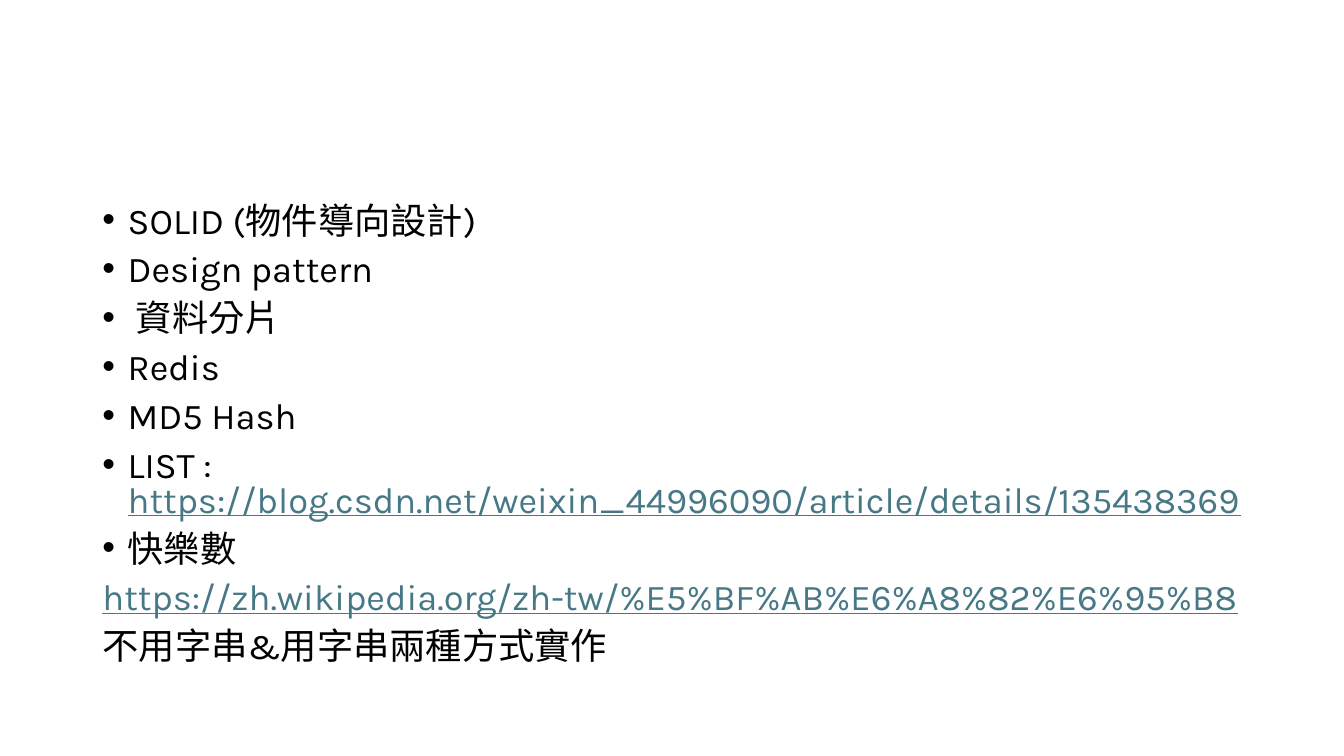
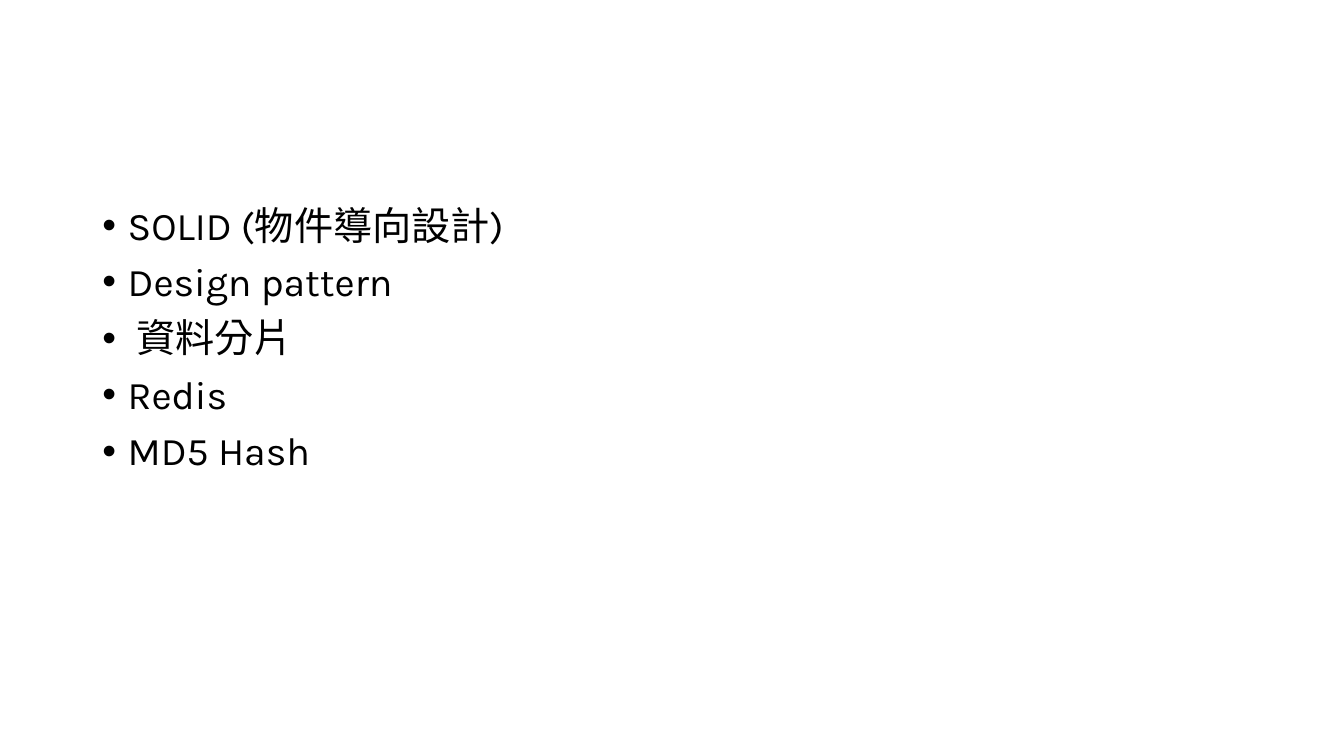
Before and after one commit to BboRainbo/C-Practice, a slide deck: slide 5 of LOG/01110.pptx (slide 3 before the commit). Drawn at 1344x756 pixels with LibreOffice and Linux fonts; fonts in the diff are those of the drawing. Boxes give left, top, right and bottom in pixels: in the first picture for what was removed or moved away, otherwise in the second. Text is boxed around its words. In the diff, an @@ line names an element or a change of style, - is before the commit and + after.

```diff
--- a/LOG/01110.pptx
+++ b/LOG/01110.pptx
@@ text "SOLID (物件導向設計)" at [128, 207, 504, 466]: size 25.9 to 28 pt; line spacing 0.8 to 0.9 @@
@@ text at [102, 455, 1240, 662]: paragraphs removed @@
-• LIST : https://blog.csdn.net/weixin_44996090/article/details/135438369
-• 快樂數
-https://zh.wikipedia.org/zh-tw/%E5%BF%AB%E6%A8%82%E6%95%B8
-不用字串&用字串兩種方式實作
```
Also in this commit, not shown: 3 slides added, 9 other files.
